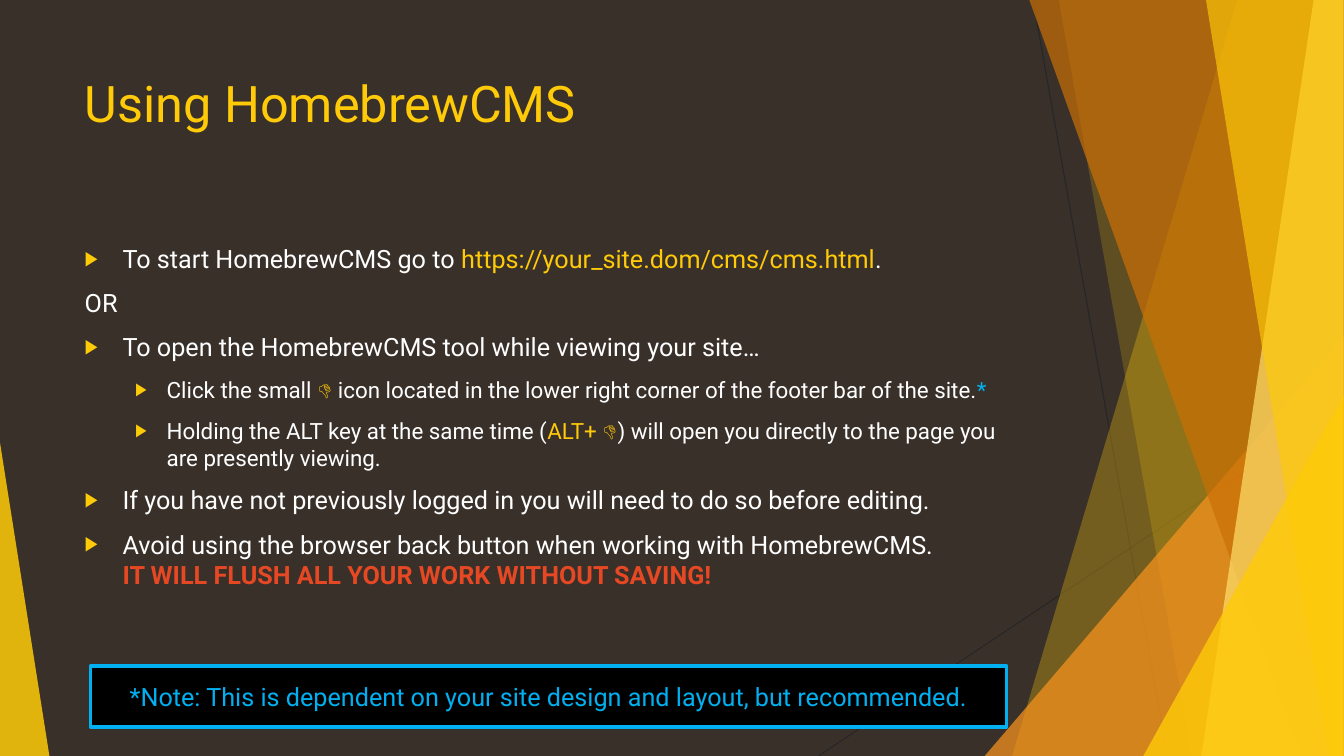
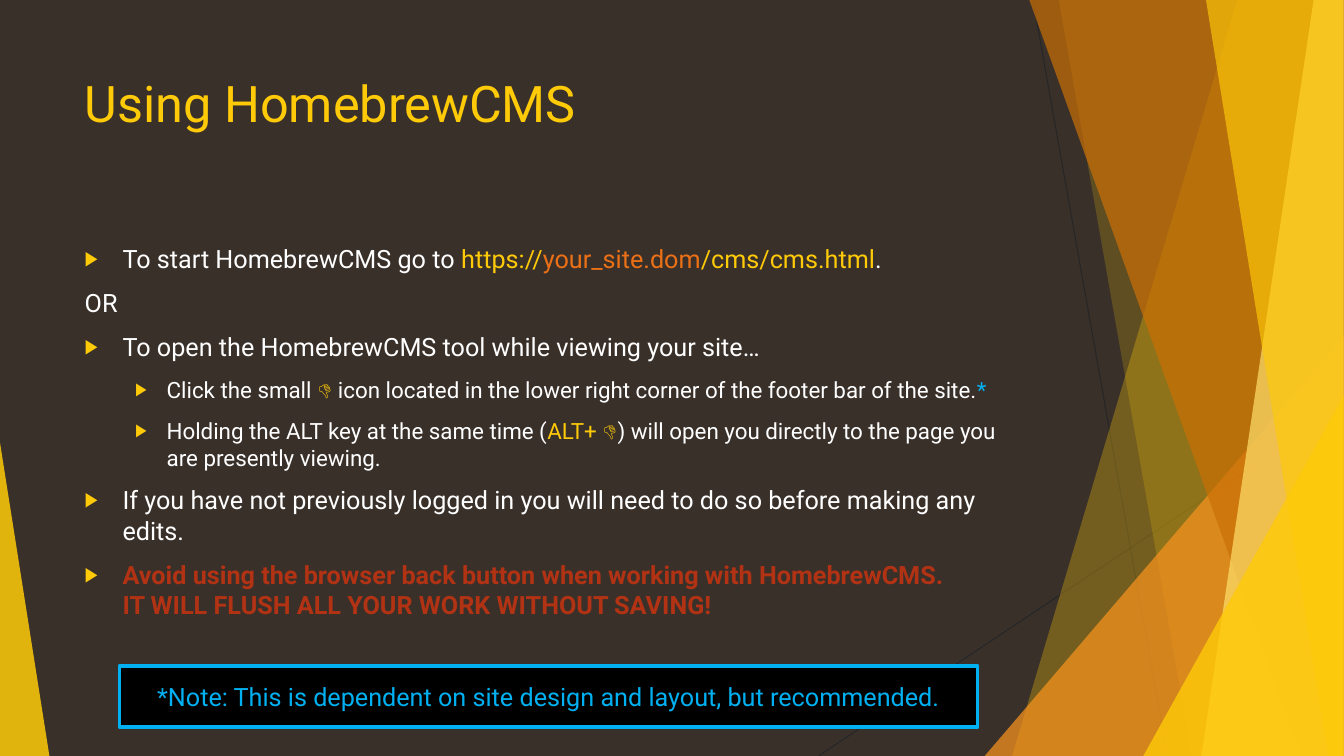
Before and after one commit to CanyonCasa/HomebrewCMS, a slide deck: slide 11 of documentation/HomebrewCMS.pptx (slide 9 before the commit). Drawn at 1344x756 pixels with LibreOffice and Linux fonts; fonts in the diff are those of the drawing. Boxes give left, top, right and bottom in pixels: in the first picture for what was removed or moved away, otherwise in the second. Text is boxed around its words. In the diff, an @@ line names an element or a change of style, - is before the commit and + after.

```diff
--- a/documentation/HomebrewCMS.pptx
+++ b/documentation/HomebrewCMS.pptx
@@ text at bbox=[123, 249, 943, 614]: text colour #FFCA08 to #EC7016 in "https://your_site.dom/cms/cms.html."; text colour #FFFFFF to #B23214, bold on in "Avoid using the browser back button when ..."; text colour #E64823 to #B23214 in "IT WILL FLUSH ALL YOUR WORK WITHOUT ..." @@
@@ text at bbox=[123, 490, 976, 541]: text changed @@
-▶ If you have not previously logged in you will need to do so before editing.
+▶ If you have not previously logged in you will need to do so before making any edits.
@@ rectangle "*Note: This is dependent on ...": place and size @@
-rectangle "*Note: This is dependent on ..." at bbox=[91, 666, 1007, 728]
+rectangle "*Note: This is dependent on ..." at bbox=[119, 666, 978, 728]
@@ text in rectangle at bbox=[157, 687, 939, 712]: text changed @@
-  *Note: This is dependent on your site design and layout, but recommended.
+  *Note: This is dependent on site design and layout, but recommended.
```
Also in this commit, not shown: 15 other slides changed, 3 slides added, 1 other file.
